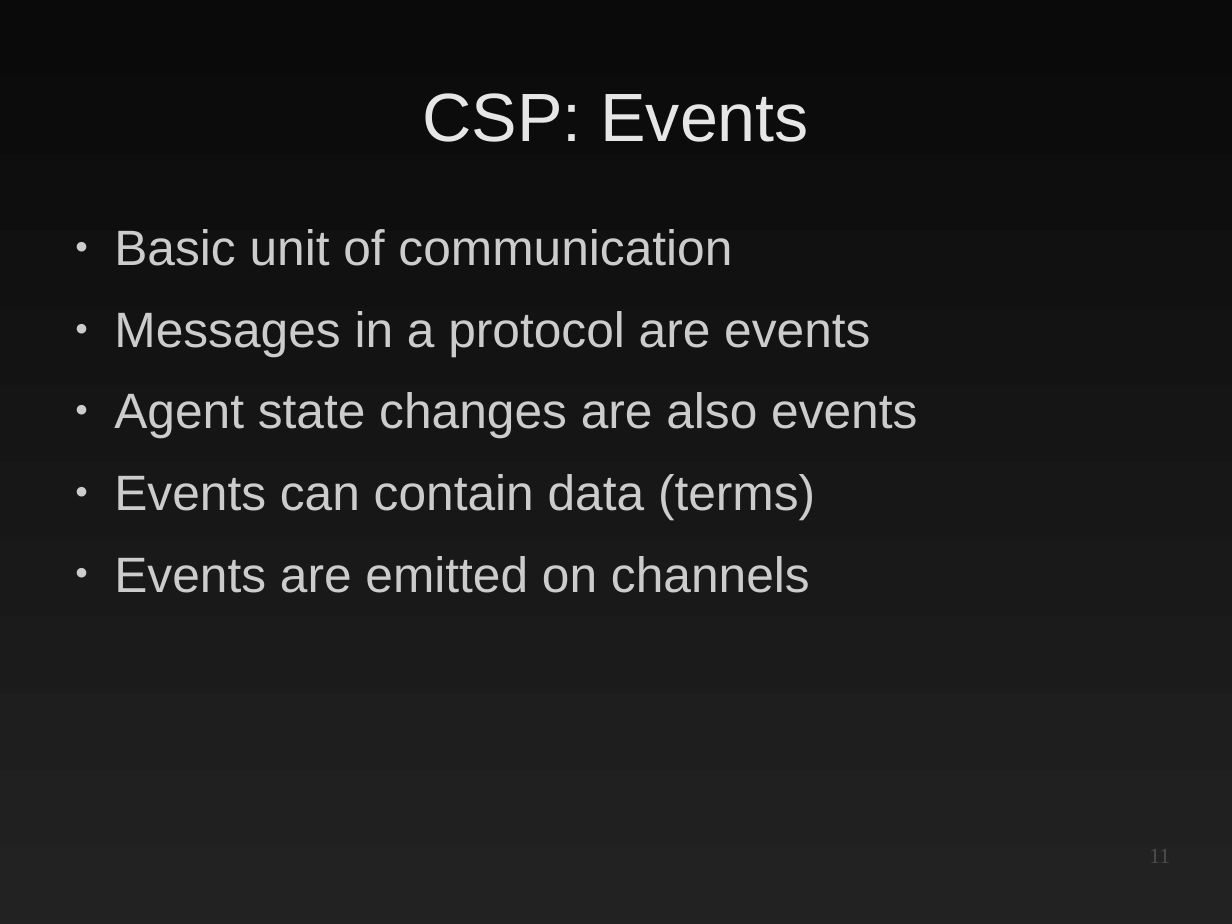
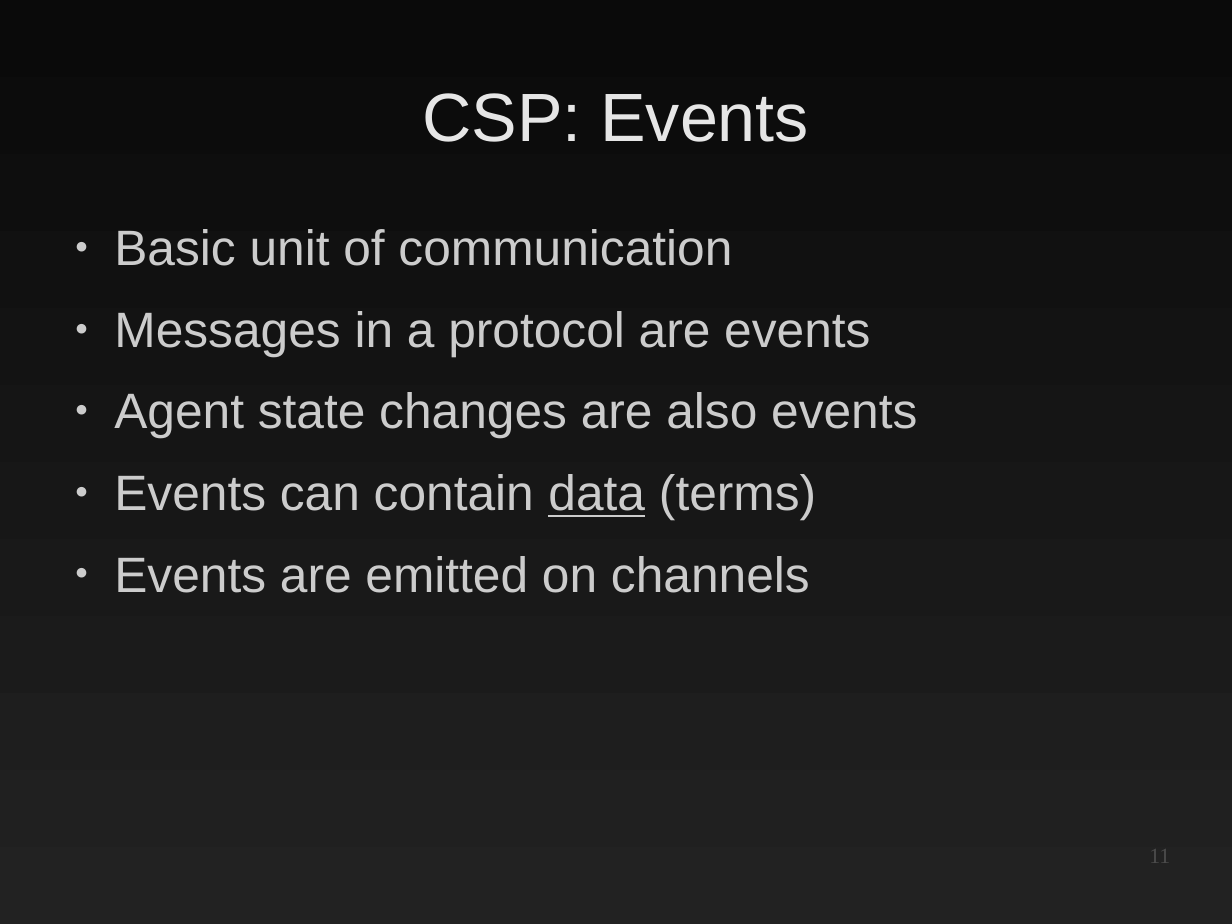
Before and after one commit to EtiennePerot/cs525p, a slide deck: slide 11 of Presentation.odp. Drawn at 1232x924 pixels with LibreOffice and Linux fonts; fonts in the diff are those of the drawing. Boxes give left, top, right and bottom in pixels: in the first picture for what was removed or moved away, otherwise in the second. Text is boxed around its words. In the diff, an @@ line names an element or a change of style, - is before the commit and + after.

Commit message:
Underline event variable names

```diff
--- a/Presentation.odp
+++ b/Presentation.odp
@@ text at (x1=114, y1=474, x2=816, y2=520): underline on in "data" @@
```
Also in this commit, not shown: 5 other slides changed.
